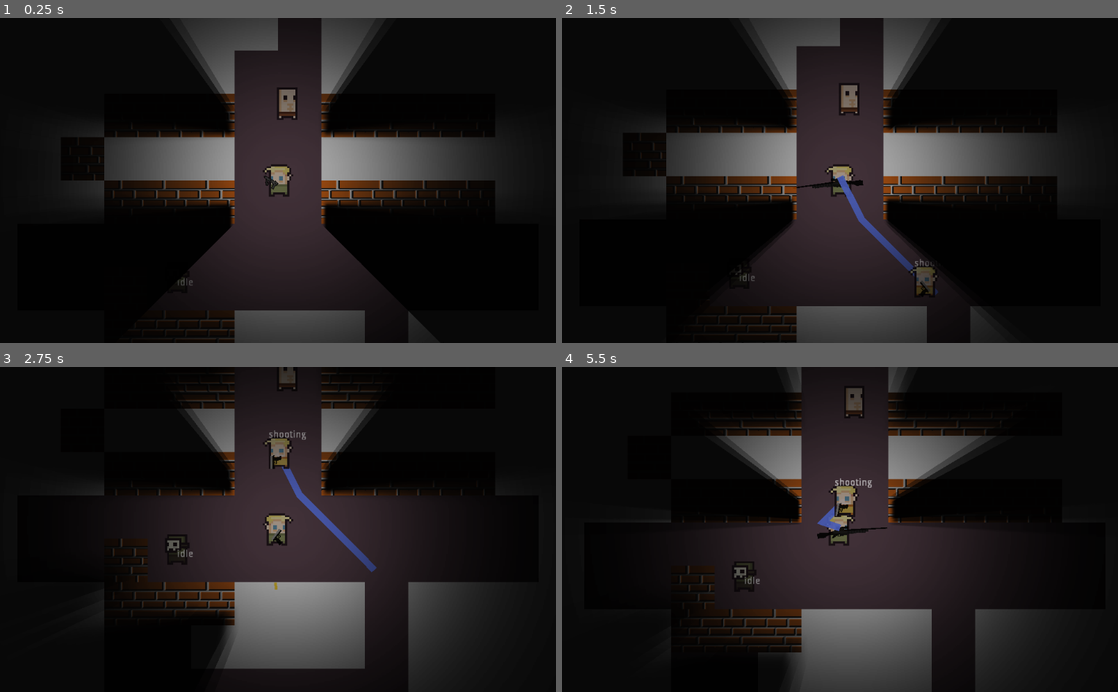
Above: before the commit, frames 1-4 (two rows, left to right).
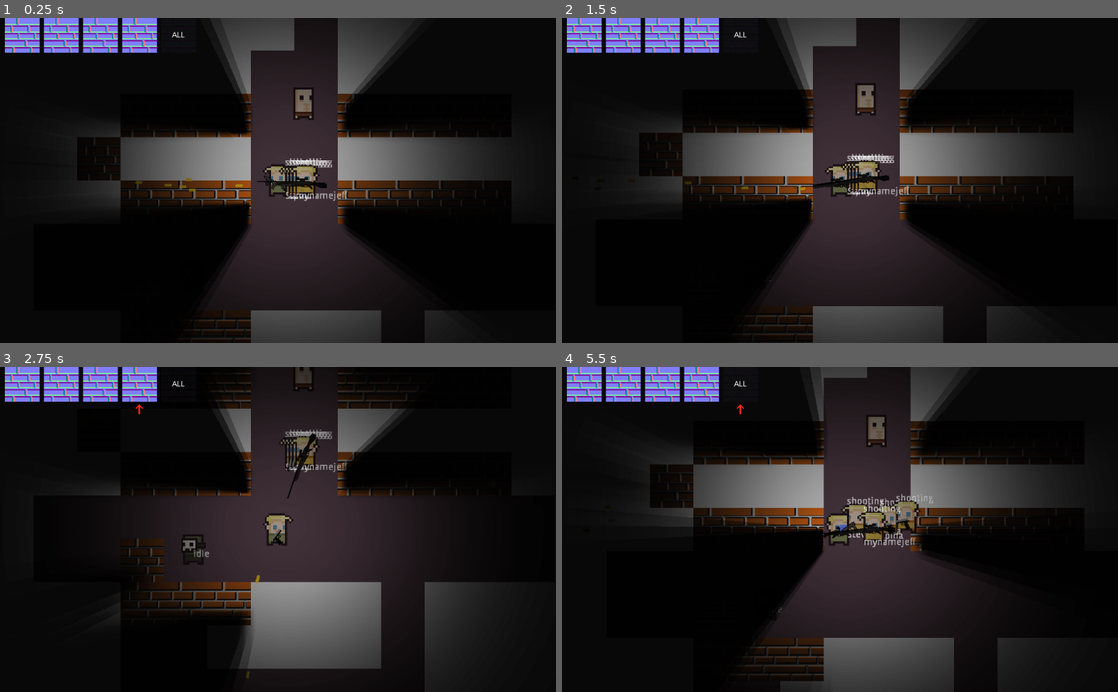
Above: after the commit, the same moments.

Repository: fedzdev/gameoff
Game: Godot game, scene res://Tests/TestArena.tscn
Same seed, same stepped clock (60 frames per second), same inputs: the game is played once before the commit and once after it. Sound files missing from this copy of the repository are replaced by a short silence.
Inputs (mouse positions are in pixels of both pictures, inside the frame that each line leads up to):
- Up to frame 1 (0.25 s): no input
- Up to frame 2 (1.5 s): move the mouse to (962, 164) at 0.52 s; hold E (swap_right) 0.53-1.28 s; tap F (follow) at 0.6 s; tap G (guard) at 0.8, 1.35 s; move the mouse to (728, 196) at 1.27 s; hold Down (ui_down) from 1.28 s (still down)
- Up to frame 3 (2.75 s): tap 1 (select_first) at 1.55, 2.1 s; move the mouse to (333, 458) at 2.02 s; release Down (ui_down) at 2.03 s; hold E (swap_right) from 2.03 s (still down); tap 4 (select_fourth) at 2.3 s
- Up to frame 4 (5.5 s): move the mouse to (812, 594) at 2.77 s; release E (swap_right) at 2.78 s; hold Up (ui_up) 2.78-3.53 s; tap 4 (select_fourth) at 2.85 s; tap 2 (select_second) at 3.05, 3.6 s; move the mouse to (1006, 578) at 3.52 s; hold Q (swap_left) 3.53-5.03 s; tap 3 (select_third) at 3.8, 4.35 s; tap R (reload) at 4.15 s; move the mouse to (673, 480) at 4.27 s; tap 5 (select_all, bound only after the commit) at 4.55, 5.1 s; tap Enter at 5 s; move the mouse to (867, 529) at 5.02 s; hold Down (ui_down) from 5.03 s (still down); tap F (follow) at 5.3 s

The runs differ from the first frame. In frame 1, 14% of the frame differs, in the area x 0-91%, y 0-100%; in frame 2, 15%; in frame 3, 12%; in frame 4, 31%, in the area x 0-90%, y 0-100%.

Commit message:
gugu
gugu

Diff:
--- /dev/null
+++ b/Scenes/Combat_GUI.tscn
@@ -0,0 +1,135 @@
+[gd_scene load_steps=4 format=2]
+
+[ext_resource path="res://Assets/bricks2_n.png" type="Texture" id=1]
+[ext_resource path="res://Scripts/Combat_GUI.gd" type="Script" id=2]
+[ext_resource path="res://Assets/arrow.png" type="Texture" id=3]
+
+[node name="Combat_GUI" type="CanvasLayer" groups=[
+"Combat_GUI",
+]]
+script = ExtResource( 2 )
+
+[node name="HBoxContainer" type="HBoxContainer" parent="."]
+margin_right = 370.0
+margin_bottom = 100.0
+custom_constants/separation = 8
+alignment = 1
+__meta__ = {
+"_edit_use_anchors_": false
+}
+
+[node name="VBoxContainer" type="VBoxContainer" parent="HBoxContainer"]
+margin_left = 9.0
+margin_right = 73.0
+margin_bottom = 100.0
+
+[node name="TextureRect" type="TextureRect" parent="HBoxContainer/VBoxContainer"]
+margin_right = 64.0
+margin_bottom = 64.0
+texture = ExtResource( 1 )
+
+[node name="CenterContainer" type="CenterContainer" parent="HBoxContainer/VBoxContainer"]
+margin_top = 68.0
+margin_right = 64.0
+margin_bottom = 100.0
+
+[node name="Arrow" type="TextureRect" parent="HBoxContainer/VBoxContainer/CenterContainer"]
+margin_left = 16.0
+margin_right = 48.0
+margin_bottom = 32.0
+texture = ExtResource( 3 )
+
+[node name="VBoxContainer2" type="VBoxContainer" parent="HBoxContainer"]
+margin_left = 81.0
+margin_right = 145.0
+margin_bottom = 100.0
+
+[node name="TextureRect" type="TextureRect" parent="HBoxContainer/VBoxContainer2"]
+margin_right = 64.0
+margin_bottom = 64.0
+texture = ExtResource( 1 )
+
+[node name="CenterContainer2" type="CenterContainer" parent="HBoxContainer/VBoxContainer2"]
+margin_top = 68.0
+margin_right = 64.0
+margin_bottom = 100.0
+
+[node name="Arrow" type="TextureRect" parent="HBoxContainer/VBoxContainer2/CenterContainer2"]
+margin_left = 16.0
+margin_right = 48.0
+margin_bottom = 32.0
+texture = ExtResource( 3 )
+
+[node name="VBoxContainer3" type="VBoxContainer" parent="HBoxContainer"]
+margin_left = 153.0
+margin_right = 217.0
+margin_bottom = 100.0
+
+[node name="TextureRect" type="TextureRect" parent="HBoxContainer/VBoxContainer3"]
+margin_right = 64.0
+margin_bottom = 64.0
+texture = ExtResource( 1 )
+
+[node name="CenterContainer3" type="CenterContainer" parent="HBoxContainer/VBoxContainer3"]
+margin_top = 68.0
+margin_right = 64.0
+margin_bottom = 100.0
+
+[node name="Arrow" type="TextureRect" parent="HBoxContainer/VBoxContainer3/CenterContainer3"]
+margin_left = 16.0
+margin_right = 48.0
+margin_bottom = 32.0
+texture = ExtResource( 3 )
+
+[node name="VBoxContainer4" type="VBoxContainer" parent="HBoxContainer"]
+margin_left = 225.0
+margin_right = 289.0
+margin_bottom = 100.0
+
+[node name="TextureRect" type="TextureRect" parent="HBoxContainer/VBoxContainer4"]
+margin_right = 64.0
+margin_bottom = 64.0
+texture = ExtResource( 1 )
+
+[node name="CenterContainer4" type="CenterContainer" parent="HBoxContainer/VBoxContainer4"]
+margin_top = 68.0
+margin_right = 64.0
+margin_bottom = 100.0
+
+[node name="Arrow" type="TextureRect" parent="HBoxContainer/VBoxContainer4/CenterContainer4"]
+margin_left = 16.0
+margin_right = 48.0
+margin_bottom = 32.0
+texture = ExtResource( 3 )
+
+[node name="VBoxContainer5" type="VBoxContainer" parent="HBoxContainer"]
+margin_left = 297.0
+margin_right = 361.0
+margin_bottom = 100.0
+
+[node name="TextureRect" type="TextureRect" parent="HBoxContainer/VBoxContainer5"]
+self_modulate = Color( 0.858824, 0.858824, 0.858824, 0.0470588 )
+margin_right = 64.0
+margin_bottom = 64.0
+texture = ExtResource( 1 )
+
+[node name="Label" type="Label" parent="HBoxContainer/VBoxContainer5/TextureRect"]
+anchor_right = 1.0
+anchor_bottom = 1.0
+text = "ALL"
+align = 1
+valign = 1
+__meta__ = {
+"_edit_use_anchors_": false
+}
+
+[node name="CenterContainer5" type="CenterContainer" parent="HBoxContainer/VBoxContainer5"]
+margin_top = 68.0
+margin_right = 64.0
+margin_bottom = 100.0
+
+[node name="Arrow" type="TextureRect" parent="HBoxContainer/VBoxContainer5/CenterContainer5"]
+margin_left = 16.0
+margin_right = 48.0
+margin_bottom = 32.0
+texture = ExtResource( 3 )
--- a/Scenes/Companion.tscn
+++ b/Scenes/Companion.tscn
@@ -30,3 +30,9 @@
 margin_right = 25.6267
 margin_bottom = -19.098
 text = "test"
+
+[node name="NameLabel" parent="." index="6"]
+margin_left = -13.4848
+margin_top = 16.4814
+margin_right = 26.5152
+margin_bottom = 30.4814
--- a/Scenes/Friend.tscn
+++ b/Scenes/Friend.tscn
@@ -1,10 +1,26 @@
-[gd_scene load_steps=4 format=2]
+[gd_scene load_steps=5 format=2]
 
 [ext_resource path="res://Scripts/FriendStateMachine.gd" type="Script" id=1]
 [ext_resource path="res://Scripts/Friend.gd" type="Script" id=2]
 
 [sub_resource type="CircleShape2D" id=1]
-radius = 259.804
+radius = 10.0071
+
+[sub_resource type="Animation" id=2]
+resource_name = "collision_det_shaper"
+length = 0.5
+tracks/0/type = "value"
+tracks/0/path = NodePath("EnemyDetector/CollisionShape2D:shape:radius")
+tracks/0/interp = 1
+tracks/0/loop_wrap = true
+tracks/0/imported = false
+tracks/0/enabled = true
+tracks/0/keys = {
+"times": PoolRealArray( 0, 0.5 ),
+"transitions": PoolRealArray( 1, 1 ),
+"update": 0,
+"values": [ 10.0071, 259.804 ]
+}
 
 [node name="Friend" type="KinematicBody2D"]
 collision_layer = 2
@@ -38,5 +54,16 @@
 cast_to = Vector2( 0, 0 )
 collision_mask = 8
 collide_with_areas = true
+
+[node name="NameLabel" type="Label" parent="."]
+margin_right = 40.0
+margin_bottom = 14.0
+__meta__ = {
+"_edit_use_anchors_": false
+}
+
+[node name="AnimationPlayer" type="AnimationPlayer" parent="."]
+autoplay = "collision_det_shaper"
+anims/collision_det_shaper = SubResource( 2 )
 [connection signal="body_entered" from="EnemyDetector" to="." method="_on_EnemyDetector_body_entered"]
 [connection signal="body_exited" from="EnemyDetector" to="." method="_on_EnemyDetector_body_exited"]
--- a/Scenes/Player.tscn
+++ b/Scenes/Player.tscn
@@ -1,7 +1,8 @@
-[gd_scene load_steps=4 format=2]
+[gd_scene load_steps=5 format=2]
 
 [ext_resource path="res://Scripts/Player.gd" type="Script" id=1]
 [ext_resource path="res://Assets/0x72_16x16DungeonTileset.v4.png" type="Texture" id=2]
+[ext_resource path="res://Scenes/Combat_GUI.tscn" type="PackedScene" id=3]
 
 [sub_resource type="CapsuleShape2D" id=1]
 radius = 13.4079
@@ -26,3 +27,5 @@
 zoom = Vector2( 0.8, 0.8 )
 
 [node name="hand" type="Node2D" parent="."]
+
+[node name="Combat_GUI" parent="." instance=ExtResource( 3 )]
--- /dev/null
+++ b/Scripts/Combat_GUI.gd
@@ -0,0 +1,31 @@
+extends CanvasLayer
+
+onready var arrow1 = get_node("HBoxContainer/VBoxContainer/CenterContainer/Arrow")
+onready var arrow2 = get_node("HBoxContainer/VBoxContainer2/CenterContainer2/Arrow")
+onready var arrow3 = get_node("HBoxContainer/VBoxContainer3/CenterContainer3/Arrow")
+onready var arrow4 = get_node("HBoxContainer/VBoxContainer4/CenterContainer4/Arrow")
+onready var arrow5 = get_node("HBoxContainer/VBoxContainer5/CenterContainer5/Arrow")
+
+func _ready():
+	hide_arrows()
+
+func selected_companion():
+	hide_arrows()
+	if Global.selected_companion == 1:
+		arrow1.show()
+	if Global.selected_companion == 2:
+		arrow2.show()
+	if Global.selected_companion == 3:
+		arrow3.show()
+	if Global.selected_companion == 4:
+		arrow4.show()
+	if Global.selected_companion == 5:
+		arrow5.show()
+
+
+func hide_arrows():
+	arrow1.hide()
+	arrow2.hide()
+	arrow3.hide()
+	arrow4.hide()
+	arrow5.hide()
--- a/Scripts/Companion.gd
+++ b/Scripts/Companion.gd
@@ -1,13 +1,14 @@
 extends "res://Scripts/Friend.gd"
 
-var id
+
+var name_label = "?"
 
 
 # Called when the node enters the scene tree for the first time.
 func _ready():
-	pass # Replace with function body.
+	get_node("NameLabel").text = name_label
 
 
 # Called every frame. 'delta' is the elapsed time since the previous frame.
-#func _process(delta):
-#	pass
+func _process(delta):
+	get_node("NameLabel").text = name_label
--- a/Scripts/EnemyCharacter.gd
+++ b/Scripts/EnemyCharacter.gd
@@ -3,3 +3,9 @@
 
 var Health
 var Speed
+
+
+
+
+func _ready():
+	get_tree().call_group("Game", "enemies_to_list", self)
--- a/Scripts/Friend.gd
+++ b/Scripts/Friend.gd
@@ -5,6 +5,10 @@
 const SMG = preload("res://Scenes/SMG.tscn")
 const Snyipert = preload("res://Scenes/Snyipert.tscn")
 const Bullet = preload("res://Tests/Bullut.tscn")
+
+onready var anim_node = get_node("AnimationPlayer")
+
+var id
 
 var moving = false
 var speed : = 200
@@ -23,10 +27,12 @@
 var bodyy = null
 var CurrentGun
 var target
+var gun
 
 func _ready() -> void:
 	set_process(false)
-	give_gun(Pistol)
+	if not gun == null:
+		give_gun(gun)
 
 func _physics_process(delta):
 	velocity = (position - prev_pos).round()
@@ -105,22 +111,29 @@
 	set_process(true)
 
 
-func move_to_pos(move_position):
-	var new_path = Global.navnode.get_simple_path(self.global_position, move_position, false)
-	stored_move_pos = new_path
-	Global.linenode.points = new_path
-	self.path = new_path
+func move_to_pos(move_position, selected_comp):
+	if self.id == selected_comp or selected_comp == 5:
+		var new_path = Global.navnode.get_simple_path(self.global_position, move_position, false)
+		stored_move_pos = new_path
+		Global.linenode.points = new_path
+		self.path = new_path
 
-var move_back_here
-func move_back():
-	for i in range(get_slide_count() - 1):
-		var collision = get_slide_collision(i)
-		move_back_here = position - collision.collider.position
-		print(move_back_here)
-		move_to_pos(move_back_here)
+#var move_back_here
+#func move_back():
+#	for i in range(get_slide_count() - 1):
+#		var collision = get_slide_collision(i)
+#		move_back_here = position - collision.collider.position
+#		print(move_back_here)
+#		move_to_pos(move_back_here)
 #	move_to_pos(stored_move_pos)
 
 func give_gun(gun):
+	if gun == "Snyipert":
+		gun = Snyipert
+	elif gun == "Pistol":
+		gun = Pistol
+	elif gun == "SMG":
+		gun = SMG
 	var gun_instance = gun.instance()
 	add_child(gun_instance)
 	CurrentGun = gun_instance
--- a/Scripts/FriendStateMachine.gd
+++ b/Scripts/FriendStateMachine.gd
@@ -51,7 +51,8 @@
 		states.move:
 			pass
 		states.stuck:
-			parent.move_back()
+#			parent.move_back()
+			pass
 		states.seen:
 			pass
 		states.shooting:
@@ -62,7 +63,7 @@
 		states.idle:
 			pass
 		states.move:
-			pass
+			parent.anim_node.play("collision_det_shaper")
 		states.stuck:
 			pass
 		states.seen:
--- a/Scripts/Player.gd
+++ b/Scripts/Player.gd
@@ -70,13 +70,27 @@
 			gernade.position = get_node("Sprite/gun/Position2D").global_position
 			gernade.rotation = get_angle_to(get_global_mouse_position())
 			get_parent().add_child(gernade)
-
+	if Input.is_action_just_pressed("select_first"):
+		Global.selected_companion = 1
+		get_tree().call_group("Combat_GUI","selected_companion")
+	if Input.is_action_just_pressed("select_second"):
+		Global.selected_companion = 2
+		get_tree().call_group("Combat_GUI","selected_companion")
+	if Input.is_action_just_pressed("select_third"):
+		Global.selected_companion = 3
+		get_tree().call_group("Combat_GUI","selected_companion")
+	if Input.is_action_just_pressed("select_fourth"):
+		Global.selected_companion = 4
+		get_tree().call_group("Combat_GUI","selected_companion")
+	if Input.is_action_just_pressed("select_all"):
+		Global.selected_companion = 5
+		get_tree().call_group("Combat_GUI","selected_companion")
 	if Input.is_action_just_pressed("swap_left"):
 		swap_gun("left")
 	if Input.is_action_just_pressed("swap_right"):
 		swap_gun("right")
 	if Input.is_action_just_pressed("guard"):
-		get_tree().call_group("Companion", "move_to_pos", self.global_position)
+		get_tree().call_group("Companion", "move_to_pos", self.global_position, Global.selected_companion)
 		follow_on = false
 	if Input.is_action_just_pressed("follow"):
 		if follow_on:
@@ -85,7 +99,7 @@
 			follow_on = true
 
 	if follow_on:
-		get_tree().call_group("Companion", "move_to_pos", self.global_position)
+		get_tree().call_group("Companion", "move_to_pos", self.global_position, Global.selected_companion)
 
 	if Input.is_action_pressed("ui_up") and not Input.is_action_pressed("ui_down"):
 		motion.y = clamp((motion.y - acceleration), -Global.max_speed, 0)
--- a/Scripts/global.gd
+++ b/Scripts/global.gd
@@ -4,9 +4,16 @@
 var navnode
 var linenode
 var selected_companion
-var companions = [1]
+var companions = [1,2,3,4]
 
+var enemies_in_current_encounter = []
 
+var companion_1 = {"name":"Steve","gun":"SMG","spawn":Vector2(0,0),"id":1}
+var companion_2 = {"name":"apina","gun":"Pistol","spawn":Vector2(5,0),"id":2}
+var companion_3 = {"name":"a","gun":"Pistol","spawn":Vector2(10,0),"id":3}
+var companion_4 = {"name":"mynamejeff","gun":"Snyipert","spawn":Vector2(15,0),"id":4}
+
+# Location access
 var place0 = [1]
 var place1 = [0,2,3]
 var place2 = [1,3]
@@ -16,7 +23,3 @@
 var gun_equip = [1,2,3]
 
 var current_location = place0
-
-func spawn_companions():
-	for companion in companions:
-		print("prööff")
--- a/Tests/TestArena.gd
+++ b/Tests/TestArena.gd
@@ -1,4 +1,6 @@
 extends Node2D
+
+const CompanionScene = preload("res://Scenes/Companion.tscn")
 
 onready var nav_2d : Navigation2D = get_node("Navigation2D")
 onready var line_2d : Line2D = get_node("Line2D")
@@ -7,4 +9,43 @@
 func _ready():
 	Global.navnode = get_node("Navigation2D")
 	Global.linenode = get_node("Line2D")
-	Global.spawn_companions()
+	spawn_companions()
+	print(Global.enemies_in_current_encounter)
+
+func enemies_to_list(enemy_to_add):
+	Global.enemies_in_current_encounter.append(enemy_to_add)
+
+func spawn_companions():
+	var companion_name
+	var companion_gun
+	var companion_pos
+	var companion_id
+#	var companion_sprite
+	for companion in Global.companions:
+		if companion == 1:
+			companion_name = Global.companion_1.name
+			companion_gun = Global.companion_1.gun
+			companion_pos = Global.companion_1.spawn
+			companion_id = Global.companion_1.id
+		if companion == 2:
+			companion_name = Global.companion_2.name
+			companion_gun = Global.companion_2.gun
+			companion_pos = Global.companion_2.spawn
+			companion_id = Global.companion_2.id
+		if companion == 3:
+			companion_name = Global.companion_3.name
+			companion_gun = Global.companion_3.gun
+			companion_pos = Global.companion_3.spawn
+			companion_id = Global.companion_3.id
+		if companion == 4:
+			companion_name = Global.companion_4.name
+			companion_gun = Global.companion_4.gun
+			companion_pos = Global.companion_4.spawn
+			companion_id = Global.companion_4.id
+
+		var companion_instance = CompanionScene.instance()
+		companion_instance.name_label = companion_name
+		companion_instance.gun = companion_gun
+		companion_instance.position = companion_pos
+		companion_instance.id = companion_id
+		add_child(companion_instance)
--- a/Tests/TestArena.tscn
+++ b/Tests/TestArena.tscn
@@ -8,7 +8,6 @@
 [ext_resource path="res://Assets/0x72_16x16DungeonTileset.v4.png" type="Texture" id=7]
 [ext_resource path="res://Tests/TestArena.gd" type="Script" id=8]
 [ext_resource path="res://Tests/dumpy.tscn" type="PackedScene" id=9]
-[ext_resource path="res://Scenes/Companion.tscn" type="PackedScene" id=10]
 [ext_resource path="res://Scenes/Mutant1.tscn" type="PackedScene" id=11]
 
 [sub_resource type="NavigationPolygon" id=1]
@@ -78,6 +77,7 @@
 1/z_index = 0
 
 [node name="TestArena" type="Node2D" groups=[
+"Game",
 "test",
 ]]
 script = ExtResource( 8 )
@@ -125,10 +125,5 @@
 [node name="dumpy" parent="." instance=ExtResource( 9 )]
 position = Vector2( 13.773, -113.363 )
 
-[node name="Companion" parent="." instance=ExtResource( 10 )]
-position = Vector2( 219.648, 271.263 )
-collision_layer = 1
-collision_mask = 1
-
 [node name="Mutant1" parent="." instance=ExtResource( 11 )]
 position = Vector2( -148.492, 144.25 )
--- a/project.godot
+++ b/project.godot
@@ -114,6 +114,11 @@
 "events": [ Object(InputEventKey,"resource_local_to_scene":false,"resource_name":"","device":0,"alt":false,"shift":false,"control":false,"meta":false,"command":false,"pressed":false,"scancode":52,"unicode":0,"echo":false,"script":null)
  ]
 }
+select_all={
+"deadzone": 0.5,
+"events": [ Object(InputEventKey,"resource_local_to_scene":false,"resource_name":"","device":0,"alt":false,"shift":false,"control":false,"meta":false,"command":false,"pressed":false,"scancode":53,"unicode":0,"echo":false,"script":null)
+ ]
+}
 
 [layer_names]
 
Binary file added: Assets/arrow.png
Not shown, added: Assets/arrow.png.import
Not shown: 1 places in Tests/TestArena.tscn that only renumber resources
